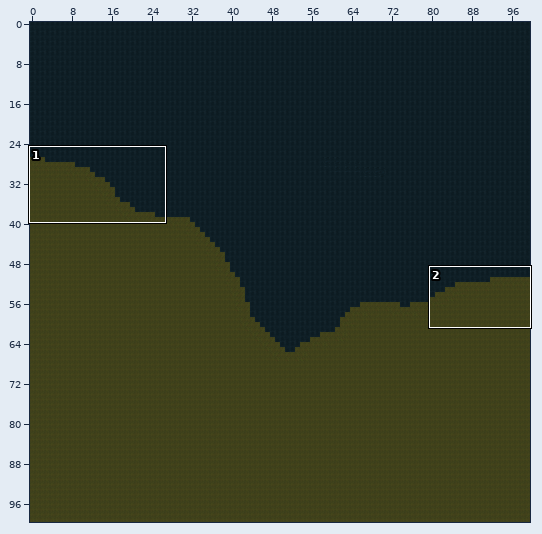
Tiled map (JSON): LostAndDivine.ClientMonoGame/Content/Sectors/7_6.tmj. Above, an overview of the earlier version with the close-up marked.
Close-up. Before the edit:
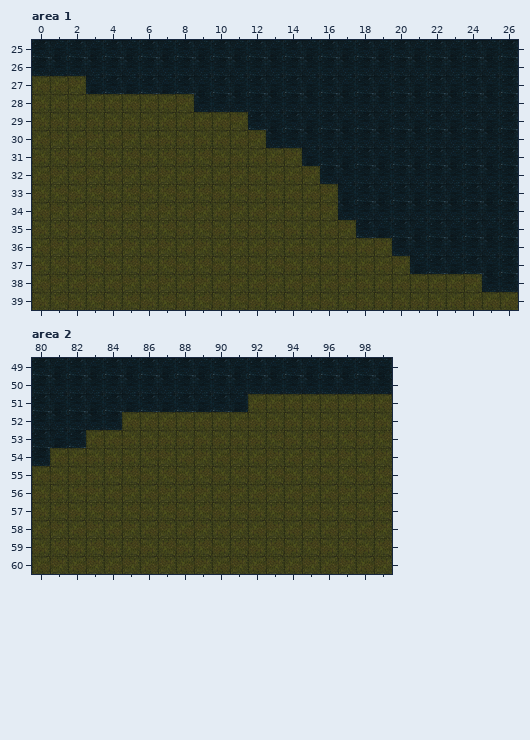
Cells are 64x64 px. Shown: area 1 x 0..26, y 25..39; area 2 x 80..99, y 49..60. The commit also changed other parts of the map, which this record leaves out.
After:
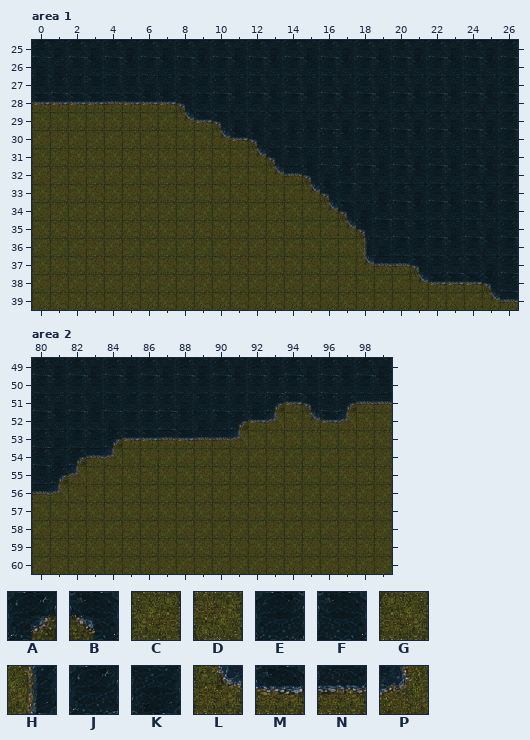
Key: from "World-Tilemap": A 10, B 11, C 91, D 92, E 99, F 100, G 121, H 128, J 129, K 130, L 158, M 159, N 160, P 161.
_ is an empty cell.
Change:
Layer "Слой тайлов 1", area 1:
Tile C becomes tile B in row 29 at x 10; in row 31 at x 13.
Tile D becomes tile B in row 28 at x 8; in row 30 at x 12; in row 32 at x 15; in row 33 at x 16.
Tile F becomes tile B in row 34 at x 17; in row 38 at x 25.
Tile J becomes tile B in row 35 at x 18.
Tile K becomes tile B in row 37 at x 21.
Tile C becomes tile E in row 27 at x 0.
Tile D becomes tile E in row 27 at x 2.
Tile F becomes tile E in row 28 at x 9; in row 30 at x 15; in row 36 at x 21.
Tile J becomes tile E in row 27 at x 4.
Tile K becomes tile E in row 27 at x 5 and 9; in row 33 at x 17; in row 35 at x 19.
Tile D becomes tile F in row 31 at x 14.
Tile E becomes tile F in row 26 at x 2.
Tile J becomes tile F in row 27 at x 8; in row 33 at x 18; in row 37 at x 22 and 24.
Tile K becomes tile F in row 27 at x 3; in row 29 at x 13; in row 35 at x 21.
Tile C becomes tile H in row 36 at x 18.
Tile C becomes tile J in row 27 at x 1.
Tile E becomes tile J in row 30 at x 14 and 16; in row 38 at x 26.
Tile F becomes tile J in row 32 at x 17; in row 34 at x 19.
Tile K becomes tile J in row 37 at x 23.
Tile D becomes tile K in row 29 at x 11; in row 36 at x 19.
Tile E becomes tile K in row 26 at x 0; in row 32 at x 16; in row 34 at x 18.
Tile F becomes tile K in row 26 at x 1.
Tile J becomes tile K in row 27 at x 6; in row 29 at x 12 and 14.
Tile C becomes tile L in row 29 at x 8; in row 30 at x 10; in row 31 at x 12; in row 32 at x 13; in row 33 at x 15; in row 37 at x 18.
Tile C becomes tile L in row 38 at x 21; in row 39 at x 25.
Tile D becomes tile L in row 34 at x 16; in row 35 at x 17.
Tile C becomes tile M in row 28 at x 1 to 3 and 5 to 7; in row 29 at x 9; in row 30 at x 11; in row 38 at x 22 to 23.
Tile D becomes tile M in row 38 at x 24.
Tile G becomes tile M in row 28 at x 0.
Tile C becomes tile N in row 28 at x 4; in row 32 at x 14; in row 37 at x 19; in row 39 at x 26.
Tile D becomes tile N in row 37 at x 20.
Layer "Слой тайлов 1", area 2:
Tile C becomes tile A in row 51 at x 93 and 97; in row 52 at x 91; in row 53 at x 84; in row 54 at x 82.
Tile G becomes tile A in row 55 at x 81.
Tile C becomes tile B in row 51 at x 95.
Tile C becomes tile E in row 52 at x 85 to 86; in row 55 at x 80.
Tile F becomes tile E in row 52 at x 83.
Tile J becomes tile E in row 53 at x 82.
Tile K becomes tile E in row 51 at x 85 and 91.
Tile C becomes tile F in row 52 at x 88 and 90; in row 53 at x 83.
Tile K becomes tile F in row 51 at x 89.
Tile C becomes tile J in row 51 at x 96; in row 52 at x 87.
Tile E becomes tile J in row 50 at x 94 and 96; in row 54 at x 80.
Tile F becomes tile J in row 50 at x 93.
Tile K becomes tile J in row 51 at x 87.
Tile C becomes tile K in row 51 at x 92; in row 52 at x 89; in row 54 at x 81.
Tile E becomes tile K in row 52 at x 84.
Tile J becomes tile K in row 51 at x 88.
Tile G becomes tile L in row 52 at x 95.
Tile C becomes tile M in row 51 at x 94.
Tile G becomes tile M in row 52 at x 92 and 96; in row 53 at x 85 to 86 and 88.
Tile C becomes tile N in row 51 at x 98 to 99.
Tile G becomes tile N in row 53 at x 87 and 89 to 90; in row 54 at x 83; in row 56 at x 80.
Tile G becomes tile P in row 52 at x 93 and 97; in row 53 at x 91; in row 54 at x 84; in row 55 at x 82; in row 56 at x 81.
Changed places in both close-ups, as pixel boxes (x1, y1, x2, y2):
changed: (32, 58, 518, 310)
changed: (32, 376, 392, 502)
